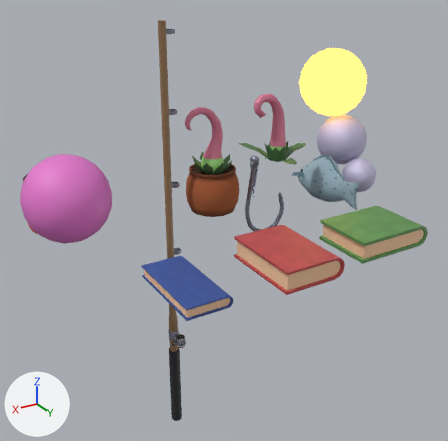
What one commit did to the Blender file blender/hearthian's neibor TWOOO.blend.
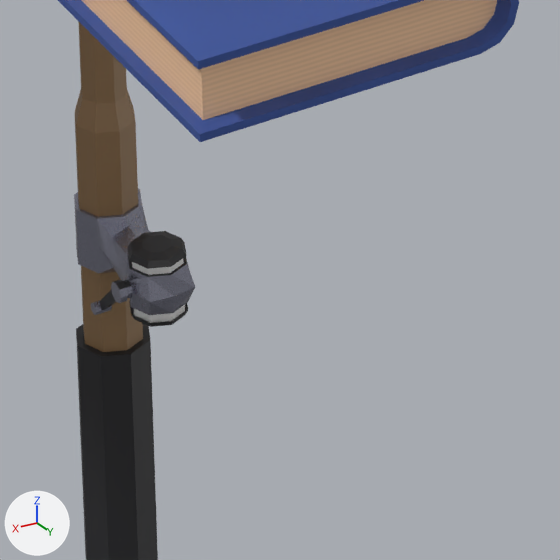
There are two pictures of each version: one whole from a 50 mm camera at (7.41, 12.92, 6.03) aimed at (-0.13, 0.34, -0.26), one close up on the part from 35% to 53% of the width and 68% to 87% of the height. The lights are fixed; the arrows at lower left show +X, +Y and +Z.

In view in the first close-up: 'Book Blue', 'Fishy Rod'.
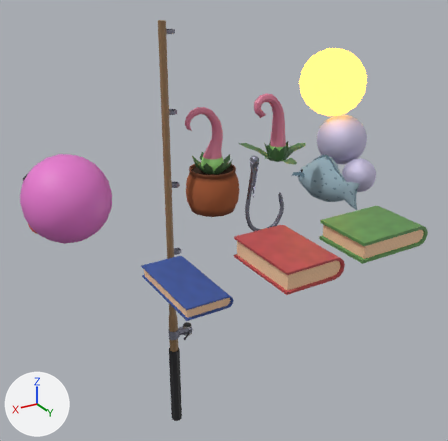
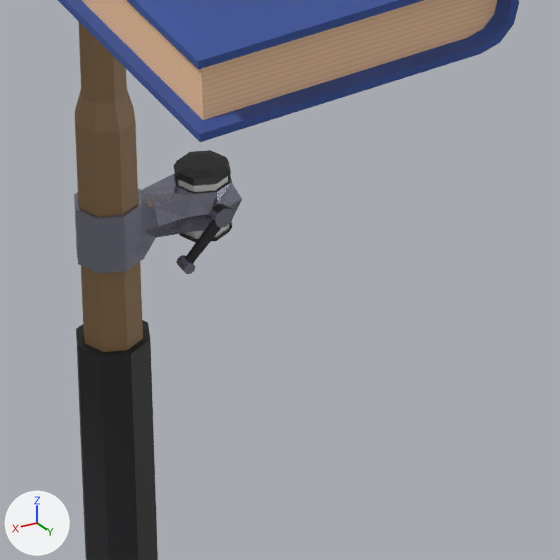
Commit message: turns out fishing rods don't work like that

What the commit changed:
Object 'Fishy Rod' (ob_fishy_rod) turns from (0, 0, -90) to (0, 0, 0) degrees about x, y and z.

What differs and where, as boxes [x1, y1, x2, y2] in the close-ups (560 x 560 px):
'Fishy Rod', turned: before [74, 21, 195, 560]; after [74, 21, 242, 560]
